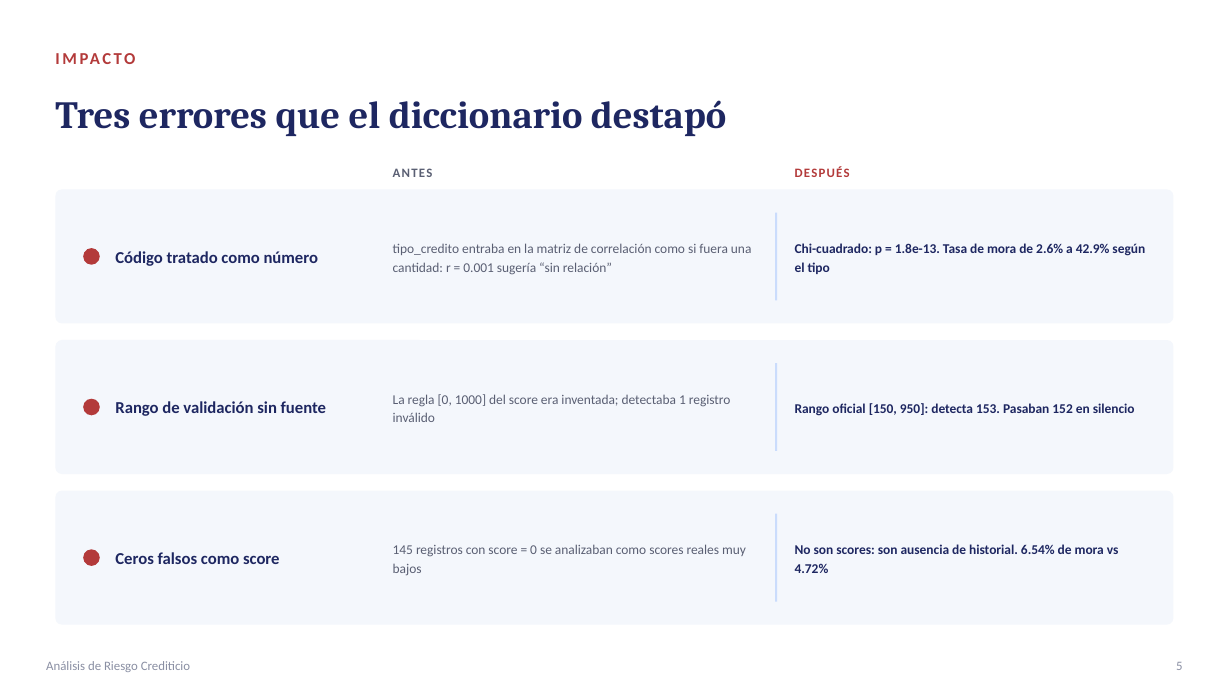
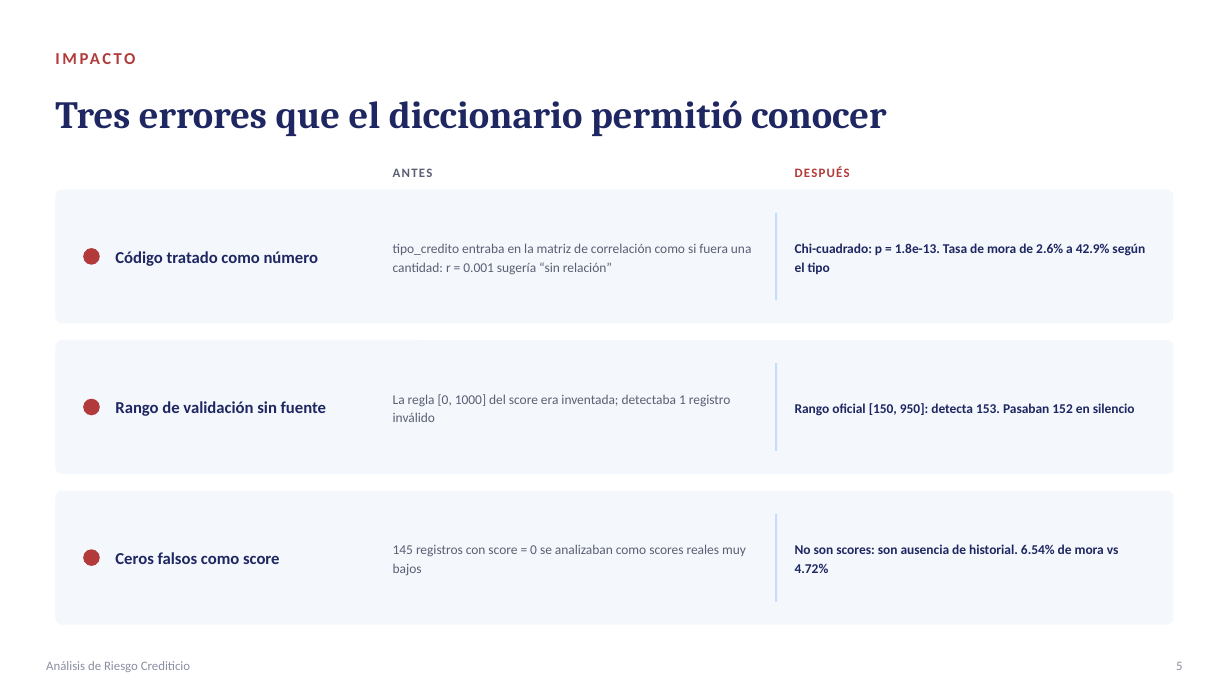
Before and after one commit to papiarcacamilo/MLOPS_CURSE, a slide deck: slide 5 of PRESENTACION.pptx. Drawn at 1232x693 pixels with LibreOffice and Linux fonts; fonts in the diff are those of the drawing. Boxes give left, top, right and bottom in pixels: in the first picture for what was removed or moved away, otherwise in the second. Text is boxed around its words. In the diff, an @@ line names an element or a change of style, - is before the commit and + after.

```diff
--- a/PRESENTACION.pptx
+++ b/PRESENTACION.pptx
@@ text at [55, 100, 886, 136]: text changed @@
-Tres errores que el diccionario destapó
+Tres errores que el diccionario permitió conocer
```
Also in this commit, not shown: 11 other slides changed, 1 other file.
